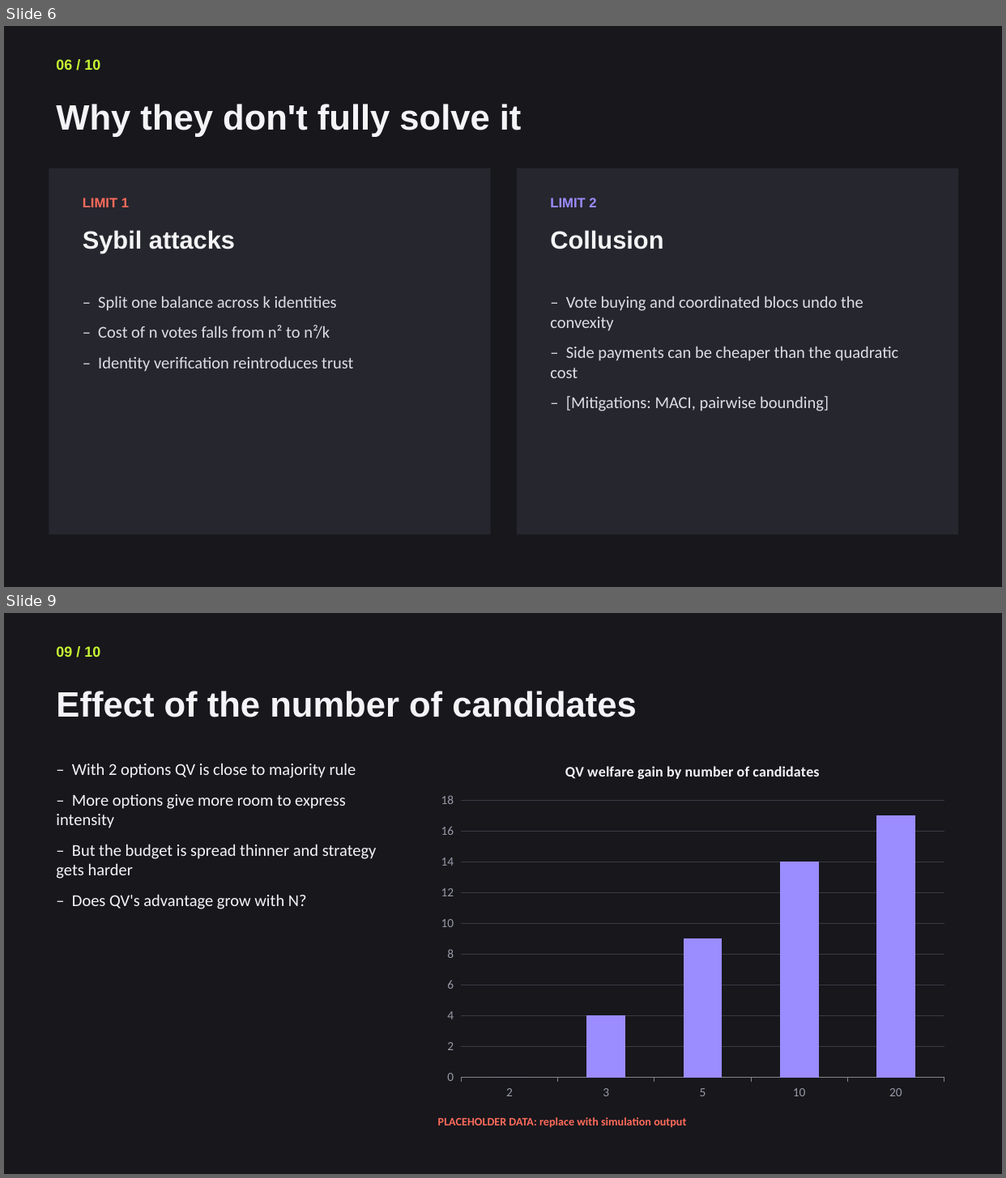
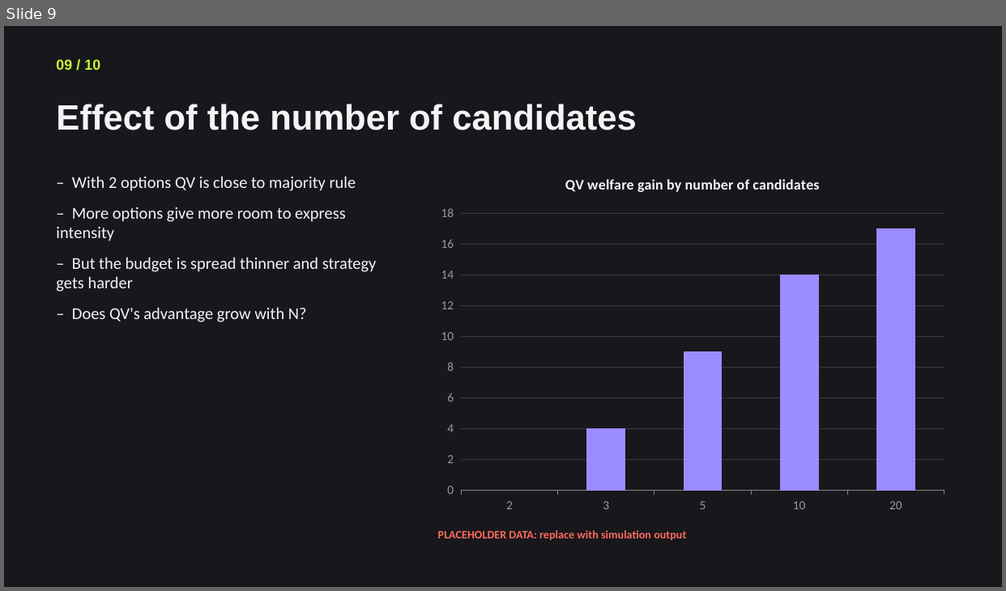
Before and after one commit to Jeanmauratille/quadratic_voting, a slide deck: final_project_outline.pptx. Shown one above the other, each under a label of ours: slides 6 and 9 before the commit, slide 9 after it; the slides between them are not shown. The pictures are 1006x1178 and 1006x591 pixels, drawn with LibreOffice and Linux fonts; fonts in the diff are those of the drawing. Boxes give left, top, right and bottom in pixels: in the first picture for what was removed or moved away, otherwise in the second. Text is boxed around its words. In the diff, an @@ line names an element or a change of style, - is before the commit and + after.

```diff
--- a/final_project_outline.pptx
+++ b/final_project_outline.pptx
@@ slide 6 removed at bbox=[4, 26, 1002, 587], background #17171C @@
@@ text removed at bbox=[56, 59, 100, 70] @@
-06 / 10
@@ text removed at bbox=[56, 104, 522, 137] @@
-Why they don't fully solve it
@@ rectangle removed at bbox=[49, 169, 491, 535] @@
@@ rectangle removed at bbox=[517, 169, 958, 535] @@
@@ text removed at bbox=[83, 198, 129, 207] @@
-LIMIT 1
@@ text removed at bbox=[550, 198, 596, 207] @@
-LIMIT 2
@@ text removed at bbox=[83, 230, 235, 254] @@
-Sybil attacks
@@ text removed at bbox=[550, 230, 663, 250] @@
-Collusion
@@ text removed at bbox=[98, 296, 353, 372] @@
-– Split one balance across k identities
-– Cost of n votes falls from n² to n²/k
-– Identity verification reintroduces trust
@@ text removed at bbox=[550, 296, 898, 412] @@
-– Vote buying and coordinated blocs undo the convexity
-– Side payments can be cheaper than the quadratic cost
-– [Mitigations: MACI, pairwise bounding]
```
Also in this commit, not shown: 5 slides changed, 4 slides added, 3 other slides removed, 3 other files.
